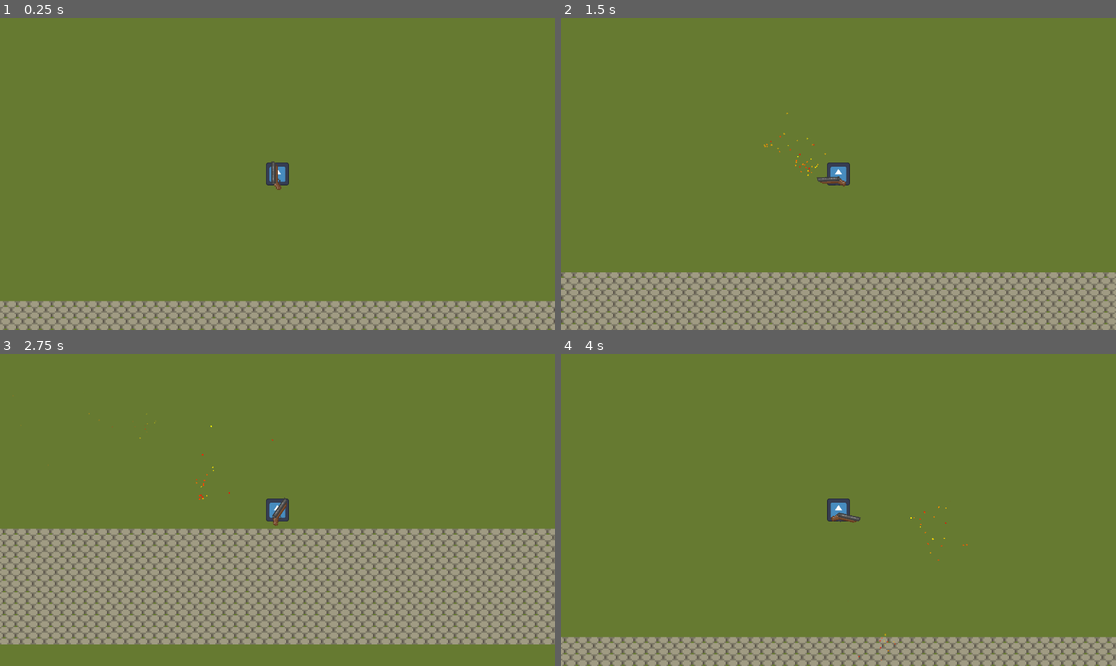
Above: before the commit, frames 1-4 (two rows, left to right).
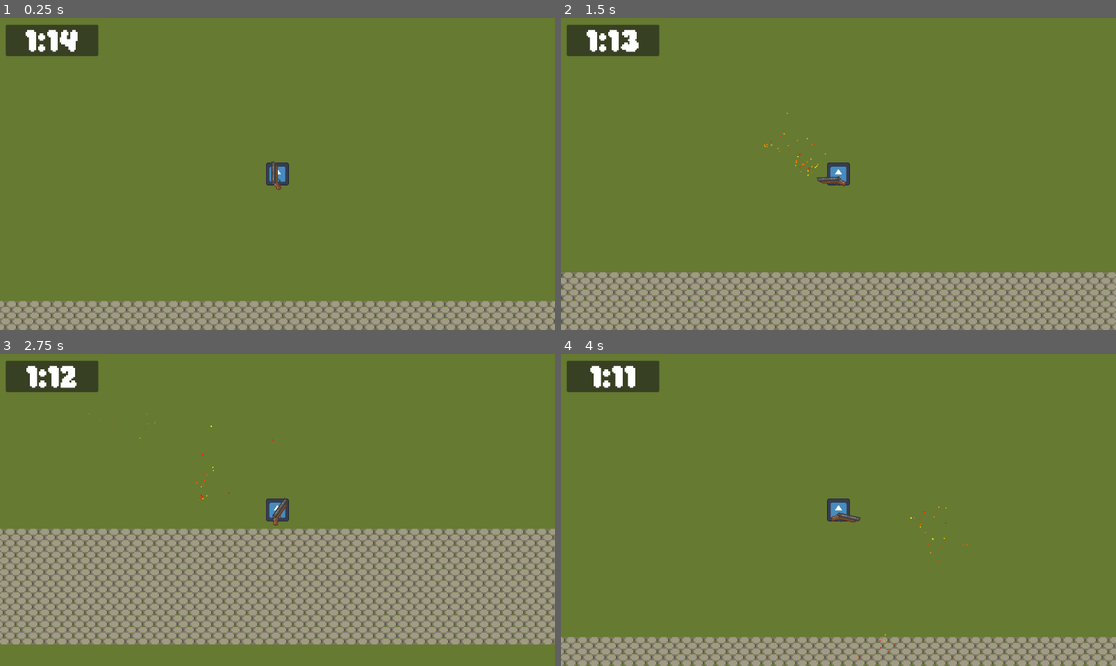
Above: after the commit, the same moments.

Repository: InsperCoding/Hug-Jam-2024.2
Game: Godot game, scene res://src/Main/main.tscn
Same seed, same stepped clock (60 frames per second), same inputs: the game is played once before the commit and once after it. The engine's default icon, where the game draws it, is replaced by a stand-in: a white triangle on a blue panel in a dark square.
Inputs (mouse positions are in pixels of both pictures, inside the frame that each line leads up to):
- Up to frame 1 (0.25 s): no input
- Up to frame 2 (1.5 s): tap Enter at 0.5 s; move the mouse to (960, 158) at 0.52 s; hold D (right) 0.53-1.28 s; click (960, 158) at 0.6 s; move the mouse to (727, 189) at 1.27 s; hold S (down) from 1.28 s (still down); click (727, 189) at 1.35 s
- Up to frame 3 (2.75 s): move the mouse to (333, 441) at 2.02 s; release S (down) at 2.03 s; hold D (right) from 2.03 s (still down); click (333, 441) at 2.1 s
- Up to frame 4 (4 s): move the mouse to (810, 572) at 2.77 s; release D (right) at 2.78 s; hold W (up) 2.78-3.53 s; click (810, 572) at 2.85 s; move the mouse to (1005, 556) at 3.52 s; hold A (left) from 3.53 s (still down); click (1005, 556) at 3.6 s

The runs differ from the first frame. In frame 1, 1.7% of the frame differs, in the area x 1-18%, y 2-13%; in frame 2, 1.7%; in frame 3, 1.7%; in frame 4, 1.7%.

Commit message:
base ui timer

Diff:
--- /dev/null
+++ b/src/Main/TimeLabel.gd
@@ -0,0 +1,19 @@
+extends CanvasLayer
+
+@export var timer : Timer
+@onready var timelabel : Label = $Control/Panel/Label
+
+func translate_time() -> String:
+	var minutes : int = int(timer.time_left / 60)
+	var seconds : int = fmod(timer.time_left, 60)
+
+	var output : String
+	if seconds < 10:
+		output = "%d:0%d" % [minutes, seconds]
+	else:
+		output = "%d:%d" % [minutes, seconds]
+	return output
+
+func _physics_process(delta):
+
+	timelabel.text = translate_time()
--- a/src/Main/main.tscn
+++ b/src/Main/main.tscn
@@ -1,10 +1,11 @@
-[gd_scene load_steps=10 format=3 uid="uid://dmyqukdxanu7q"]
+[gd_scene load_steps=11 format=3 uid="uid://dmyqukdxanu7q"]
 
 [ext_resource type="Texture2D" uid="uid://3wf1lxpo85uj" path="res://assets/World/Tileset.png" id="1_5xl7a"]
 [ext_resource type="Texture2D" uid="uid://j35nuxcne1wo" path="res://assets/World/Stone Path Tileset.png" id="2_gda2e"]
 [ext_resource type="PackedScene" uid="uid://bpe1nh273hp0g" path="res://src/Player/player.tscn" id="3_vddwb"]
 [ext_resource type="PackedScene" uid="uid://bytgq0a43p7gi" path="res://src/Particles/ParticleHandler.tscn" id="4_5nn4y"]
 [ext_resource type="Texture2D" uid="uid://4ivtai4u828p" path="res://assets/Objects/shotgun_1.png" id="4_ako8t"]
+[ext_resource type="PackedScene" uid="uid://ck4e40jbt057w" path="res://src/UI/gui.tscn" id="4_j6jpv"]
 [ext_resource type="Script" path="res://src/Main/Shotgun.gd" id="5_tjxpj"]
 
 [sub_resource type="TileSetAtlasSource" id="TileSetAtlasSource_bfisw"]
@@ -415,6 +416,8 @@
 layer_0/tile_data = PackedInt32Array(-786451, 655360, 6, -720914, 655360, 6, -720913, 655360, 6, -655376, 655360, 6, -5 …(137952 unchanged characters)…
 
 [node name="Player" parent="." instance=ExtResource("3_vddwb")]
+z_index = 1
+y_sort_enabled = true
 
 [node name="Camera" type="Camera2D" parent="Player"]
 position = Vector2(8, 8)
@@ -432,4 +435,12 @@
 [node name="Muzzle" type="Marker2D" parent="Player/Shotgun"]
 position = Vector2(20, -3.93701)
 
+[node name="Timer" type="Timer" parent="."]
+wait_time = 75.0
+one_shot = true
+autostart = true
+
+[node name="UI" parent="." node_paths=PackedStringArray("timer") instance=ExtResource("4_j6jpv")]
+timer = NodePath("../Timer")
+
 [connection signal="shoot" from="Player" to="Player/Shotgun" method="_on_player_shoot"]
--- /dev/null
+++ b/src/UI/gui.tscn
@@ -0,0 +1,35 @@
+[gd_scene load_steps=4 format=3 uid="uid://ck4e40jbt057w"]
+
+[ext_resource type="FontFile" uid="uid://ih60prd568q3" path="res://assets/Daydream.ttf" id="1_7hi1b"]
+[ext_resource type="Script" path="res://src/Main/TimeLabel.gd" id="2_03mj0"]
+
+[sub_resource type="LabelSettings" id="LabelSettings_02hjv"]
+font = ExtResource("1_7hi1b")
+font_size = 40
+
+[node name="Control" type="CanvasLayer"]
+script = ExtResource("2_03mj0")
+
+[node name="Control" type="Control" parent="."]
+layout_mode = 3
+anchors_preset = 0
+offset_right = 40.0
+offset_bottom = 40.0
+
+[node name="Panel" type="Panel" parent="Control"]
+layout_mode = 2
+offset_left = 12.0
+offset_top = 14.0
+offset_right = 204.0
+offset_bottom = 79.0
+
+[node name="Label" type="Label" parent="Control/Panel"]
+layout_mode = 0
+offset_left = 1.0
+offset_right = 191.0
+offset_bottom = 67.0
+text = "1:00
+"
+label_settings = SubResource("LabelSettings_02hjv")
+horizontal_alignment = 1
+vertical_alignment = 1
Binary file added: assets/Daydream.ttf
Not shown, added: assets/Daydream.ttf.import
